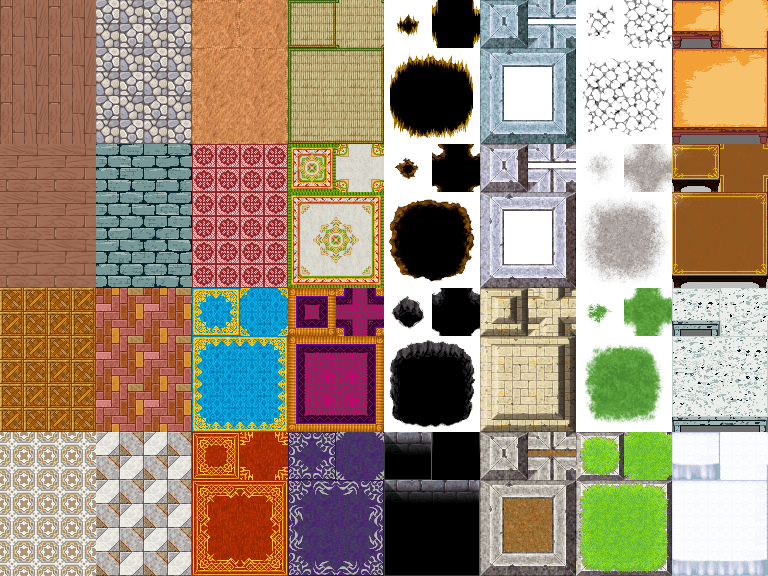
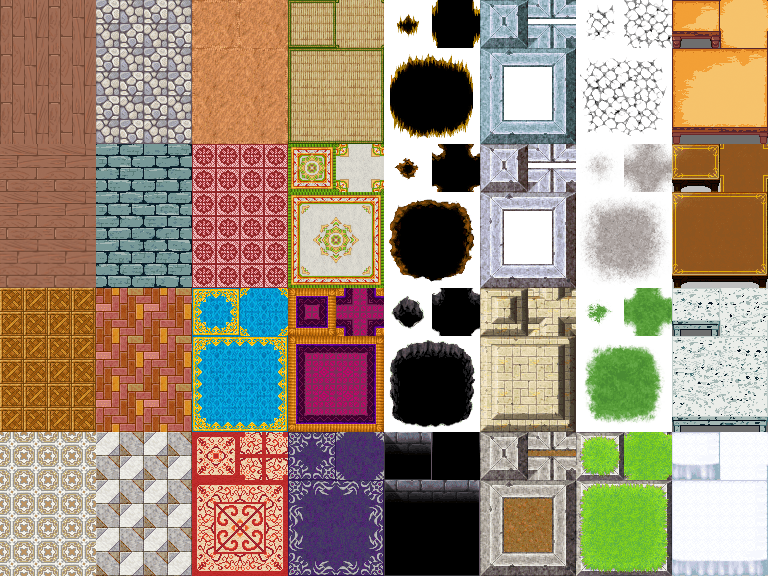
Comparing the layer stacks of the two (768, 576) images. Changes:
added layer "Carpet" above "Layer 4" over [192, 432, 288, 576]